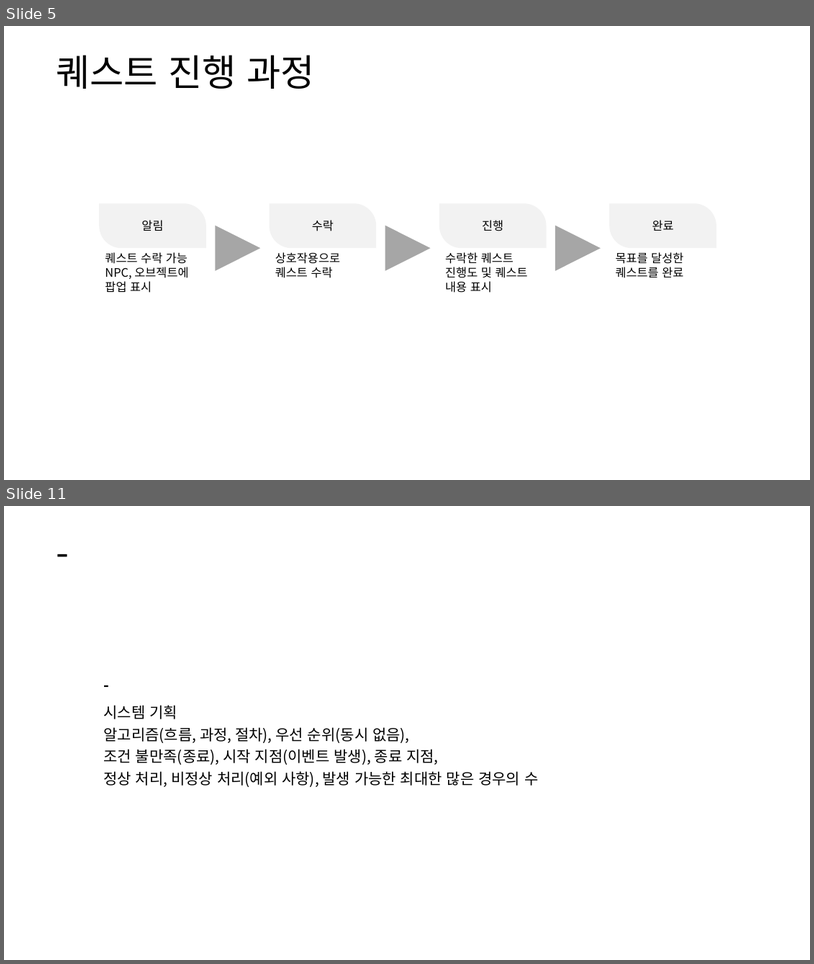
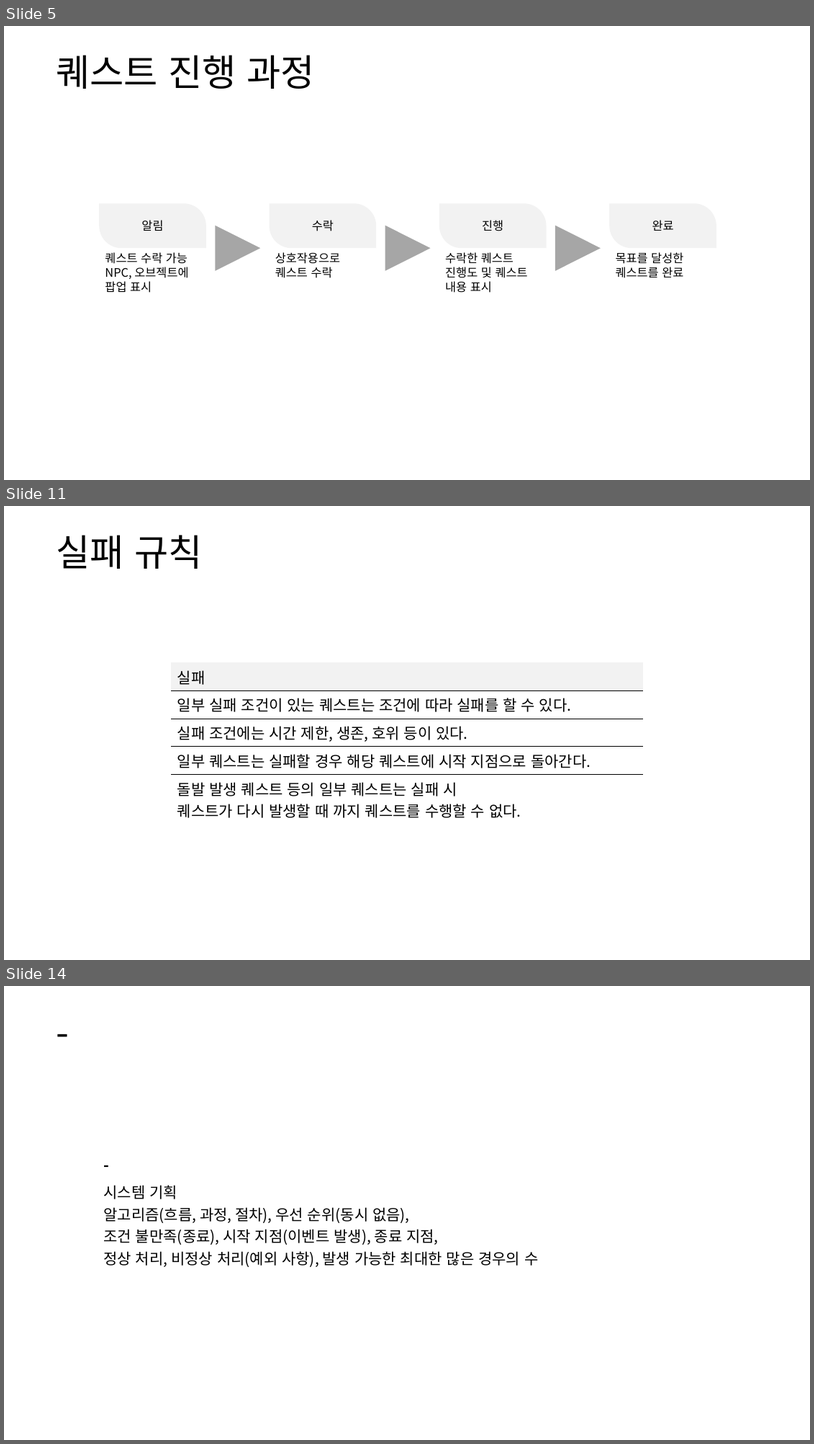
Before and after one commit to yjk0401/unityenginebasic_9th, a slide deck: 기획/방랑엽사전/퀘스트 시스템 기획서.pptx. Shown one above the other, each under a label of ours: slides 5 and 11 before the commit, slides 5, 11 and 14 after it; the slides between them are not shown. The pictures are 814x964 and 814x1444 pixels, drawn with LibreOffice and Linux fonts; fonts in the diff are those of the drawing. Boxes give left, top, right and bottom in pixels: in the first picture for what was removed or moved away, otherwise in the second. Text is boxed around its words. In the diff, an @@ line names an element or a change of style, - is before the commit and + after.

```diff
--- a/기획/방랑엽사전/퀘스트 시스템 기획서.pptx
+++ b/기획/방랑엽사전/퀘스트 시스템 기획서.pptx
@@ slide 11 added at bbox=[4, 506, 810, 960], background #FFFFFF @@
@@ text added at bbox=[56, 535, 202, 569], 44 pt, text #000000 @@
+실패 규칙
@@ table added at bbox=[172, 663, 643, 821], 5 rows, 1 columns @@
+실패
+일부 실패 조건이 있는 퀘스트는 조건에 따라 실패를 할 수 있다.
+실패 조건에는 시간 제한, 생존, 호위 등이 있다.
+일부 퀘스트는 실패할 경우 해당 퀘스트에 시작 지점으로 돌아간다.
+돌발 발생 퀘스트 등의 일부 퀘스트는 실패 시 / 퀘스트가 다시 발생할 때 까지 퀘스트를 수행할 수 없다.
@@ what was slide 11 is now slide 14 @@
```
Also in this commit, not shown: 5 slides changed, 3 other slides added, 1 slide removed, 4 other files.
